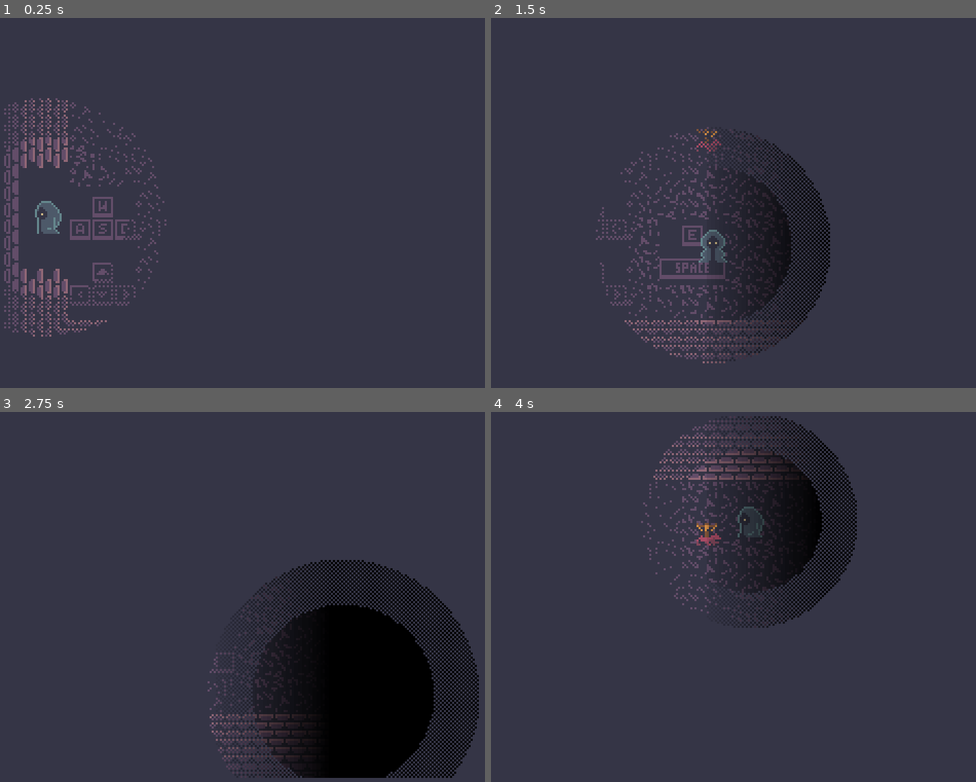
Above: before the commit, frames 1-4 (two rows, left to right).
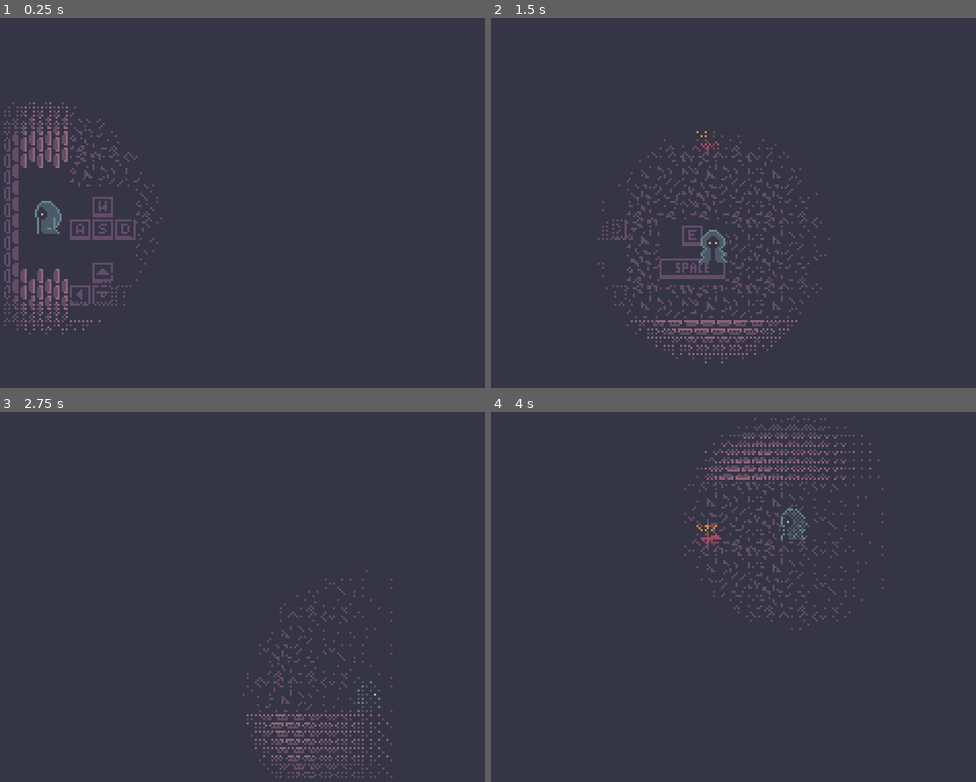
Above: after the commit, the same moments.

Repository: JoshuaKlot/gdg-game-jam-5
Game: Godot game, scene res://scene/game.tscn
Same seed, same stepped clock (60 frames per second), same inputs: the game is played once before the commit and once after it.
Inputs:
- Up to frame 1 (0.25 s): no input
- Up to frame 2 (1.5 s): tap Enter at 0.5 s; hold D (p_right) 0.53-1.28 s; hold Space (p_cast) 0.53-1.28 s; hold S (p_down) from 1.28 s (still down); tap E (p_collect) at 1.35 s
- Up to frame 3 (2.75 s): release S (p_down) at 2.03 s; hold D (p_right) from 2.03 s (still down); hold C (throw_toggle) from 2.03 s (still down)
- Up to frame 4 (4 s): release D (p_right) at 2.78 s; release C (throw_toggle) at 2.78 s; hold W (p_up) 2.78-3.53 s; tap Space (p_cast) at 2.85 s; hold A (p_left) from 3.53 s (still down); hold E (p_collect) from 3.53 s (still down)

The runs differ from the first frame. In frame 1, 2.4% of the frame differs, in the area x 0-35%, y 21-87%; in frame 2, 8.3%; in frame 3, 20%, in the area x 42-99%, y 40-99%; in frame 4, 10%.

Commit message:
Add bayer dithering, reduce light wavering amount

Diff:
--- a/darkness.gdshader
+++ b/darkness.gdshader
@@ -6,13 +6,26 @@
 uniform vec2 lights[10];
 uniform bool lights_on[10];
 
+const float bayer[64] = float[](
+	 0., 32.,  8., 40.,  2., 34., 10., 42.,
+	48., 16., 56., 24., 50., 18., 58., 26.,
+	12., 44.,  4., 36., 14., 46.,  6., 38.,
+	60., 28., 52., 20., 62., 30., 54., 22.,
+	 3., 35., 11., 43.,  1., 33.,  9., 41.,
+	51., 19., 59., 27., 49., 17., 57., 25.,
+	15., 47.,  7., 39., 13., 45.,  5., 37.,
+	63., 31., 55., 23., 61., 29., 53., 21.
+);
+
 void fragment() {
 	vec2 v = UV * screen_size;
-	if (distance(UV * screen_size, pos) < size/2.) COLOR.a = 0.;
-	if (int(v.x + v.y) % 2 == 0 && distance(UV * screen_size, pos) < size/2.*1.5) COLOR.a = 0.;
+	float d = distance(v, pos);
+	if (d < size/2.) COLOR.a = 0.;
+	else if (d < size/2.*1.5 && (1.5-d/(size/2.))*2. * 64. > bayer[int(v.x) % 8 + int(v.y) % 8 * 8]) COLOR.a = 0.;
 	for (int i = 0; i < lights.length(); i++) {
 		if (!lights_on[i]) continue;
-		if (distance(UV * screen_size, lights[i]) < size) COLOR.a = 0.;
-		if (int(v.x + v.y) % 2 == 0 && distance(UV * screen_size, lights[i]) < size*1.5) COLOR.a = 0.;
+		d = distance(v, lights[i]);
+		if (d < size) COLOR.a = 0.;
+		else if (d < size*1.5 && (1.5-d/size)*2. * 64. > bayer[int(v.x) % 8 + int(v.y) % 8 * 8]) COLOR.a = 0.;
 	}
 }
--- /dev/null
+++ b/darkness_block.gdshader
@@ -0,0 +1,19 @@
+shader_type canvas_item;
+
+const float bayer[64] = float[](
+	 0., 32.,  8., 40.,  2., 34., 10., 42.,
+	48., 16., 56., 24., 50., 18., 58., 26.,
+	12., 44.,  4., 36., 14., 46.,  6., 38.,
+	60., 28., 52., 20., 62., 30., 54., 22.,
+	 3., 35., 11., 43.,  1., 33.,  9., 41.,
+	51., 19., 59., 27., 49., 17., 57., 25.,
+	15., 47.,  7., 39., 13., 45.,  5., 37.,
+	63., 31., 55., 23., 61., 29., 53., 21.
+);
+
+void fragment() {
+	vec2 v = UV / TEXTURE_PIXEL_SIZE;
+	float a = COLOR.a; //pow(COLOR.a, 2.2);
+	if (a * 64. > bayer[int(v.x) % 8 + int(v.y) % 8 * 8]) COLOR.a = 1.;
+	else COLOR.a = 0.;
+}
--- a/scene/player.gd
+++ b/scene/player.gd
@@ -106,7 +106,7 @@
 	if _G.inventory.has(_G.Item.TORCHFROG) and get_children().size() >= 4:
 		@warning_ignore("integer_division")
 		Darkness.get_node("ColorRect").material["shader_parameter/lights"][0] = get_tree().get_first_node_in_group("TorchFrog").global_position - $Camera2D.get_screen_center_position() + Vector2(256/2, 192/2)
-	Darkness.get_node("ColorRect").material["shader_parameter/size"] = 80 + 10 * sin(2*Time.get_unix_time_from_system())
+	Darkness.get_node("ColorRect").material["shader_parameter/size"] = 80 + 5 * sin(2*Time.get_unix_time_from_system())
 
 	if camera_shaking: $Camera2D.offset = 2*Vector2(randf()*2-1, randf()*2-1)
 	else: $Camera2D.offset = Vector2.ZERO
--- a/scene/rooms/0_entrance.tscn
+++ b/scene/rooms/0_entrance.tscn
@@ -1,27 +1,33 @@
-[gd_scene load_steps=13 format=4 uid="uid://bjqm1moabwhbh"]
+[gd_scene load_steps=15 format=4 uid="uid://bjqm1moabwhbh"]
 
 [ext_resource type="TileSet" uid="uid://itlf3q1ll4dv" path="res://asset/world_tileset.tres" id="1_4lubp"]
-[ext_resource type="Script" uid="uid://c6v7in5bcekfw" path="res://scene/rooms/0_entrance.gd" id="1_5xfgk"]
+[ext_resource type="Script" path="res://scene/rooms/0_entrance.gd" id="1_5xfgk"]
 [ext_resource type="PackedScene" uid="uid://beppvlffivbr4" path="res://scene/torchfrog.tscn" id="2_5a6l5"]
 [ext_resource type="TileSet" uid="uid://bfjqoml6h4qi" path="res://asset/sigil_tilset.tres" id="2_gqe2v"]
 [ext_resource type="FontFile" uid="uid://clij8gx6fnknj" path="res://font_8.tres" id="3_8ynxj"]
 [ext_resource type="PackedScene" uid="uid://dhwyvdf5x2yfu" path="res://scene/doorway.tscn" id="3_gqe2v"]
 [ext_resource type="Script" uid="uid://nbwr5pxdm2jf" path="res://Label_fontmaker.gd" id="3_t4bf8"]
-[ext_resource type="PackedScene" path="res://scene/doorway_exit.tscn" id="4_5a6l5"]
+[ext_resource type="PackedScene" uid="uid://c3l7uu3p7rl4p" path="res://scene/doorway_exit.tscn" id="4_5a6l5"]
 [ext_resource type="Image" uid="uid://giduoh6jvbgx" path="res://font-serif.png" id="4_rmb0h"]
+[ext_resource type="Shader" uid="uid://ckv0lljnj6nhg" path="res://darkness_block.gdshader" id="7_6ofiy"]
 
-[sub_resource type="Gradient" id="Gradient_8ynxj"]
-offsets = PackedFloat32Array(0.58928573, 1)
-colors = PackedColorArray(0, 0, 0, 1, 0, 0, 0, 0.09803922)
+[sub_resource type="ShaderMaterial" id="ShaderMaterial_6ofiy"]
+shader = ExtResource("7_6ofiy")
+
+[sub_resource type="Gradient" id="Gradient_6ofiy"]
+interpolation_mode = 2
+offsets = PackedFloat32Array(0.36333334, 0.85)
+colors = PackedColorArray(0.20784314, 0.20784314, 0.27450982, 0, 0.20784314, 0.20784314, 0.27450982, 1)
 
 [sub_resource type="GradientTexture2D" id="GradientTexture2D_5xfgk"]
-gradient = SubResource("Gradient_8ynxj")
-fill_from = Vector2(1, 0.5)
-fill_to = Vector2(0, 0.5)
+gradient = SubResource("Gradient_6ofiy")
+width = 176
+height = 176
+fill_from = Vector2(0, 1)
+fill_to = Vector2(1, 1)
 
-[sub_resource type="SegmentShape2D" id="SegmentShape2D_5xfgk"]
-a = Vector2(0, -32)
-b = Vector2(0, 32)
+[sub_resource type="WorldBoundaryShape2D" id="WorldBoundaryShape2D_6ofiy"]
+distance = -51.199997
 
 [node name="Entrance" type="Node2D"]
 script = ExtResource("1_5xfgk")
@@ -69,12 +75,15 @@
 
 [node name="AbsoluteDarkness" type="Sprite2D" parent="."]
 z_index = 128
-position = Vector2(235, 73)
-scale = Vector2(2.125, 2.75)
+material = SubResource("ShaderMaterial_6ofiy")
+position = Vector2(200, 72)
 texture = SubResource("GradientTexture2D_5xfgk")
+offset = Vector2(0, 1)
 
 [node name="StaticBody2D" type="StaticBody2D" parent="AbsoluteDarkness"]
 collision_layer = 2
 
 [node name="CollisionShape2D" type="CollisionShape2D" parent="AbsoluteDarkness/StaticBody2D"]
-shape = SubResource("SegmentShape2D_5xfgk")
+position = Vector2(7.999997, 8.000004)
+rotation = 4.712389
+shape = SubResource("WorldBoundaryShape2D_6ofiy")
Not shown, added: darkness_block.gdshader.uid
